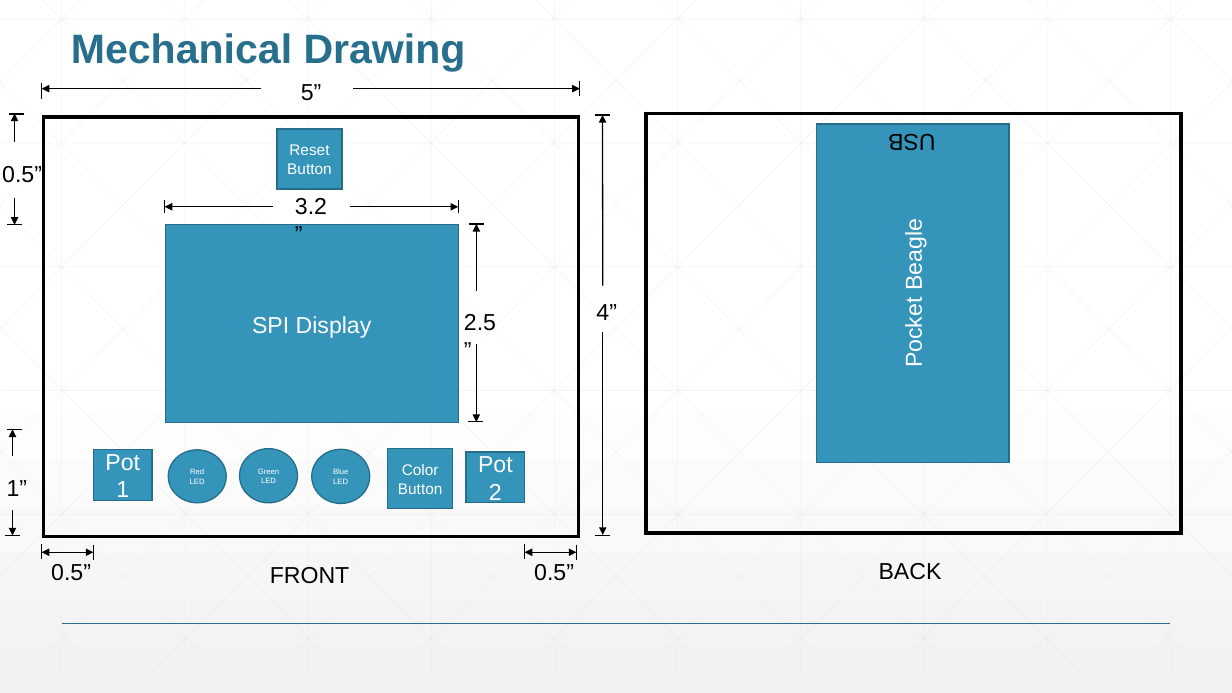
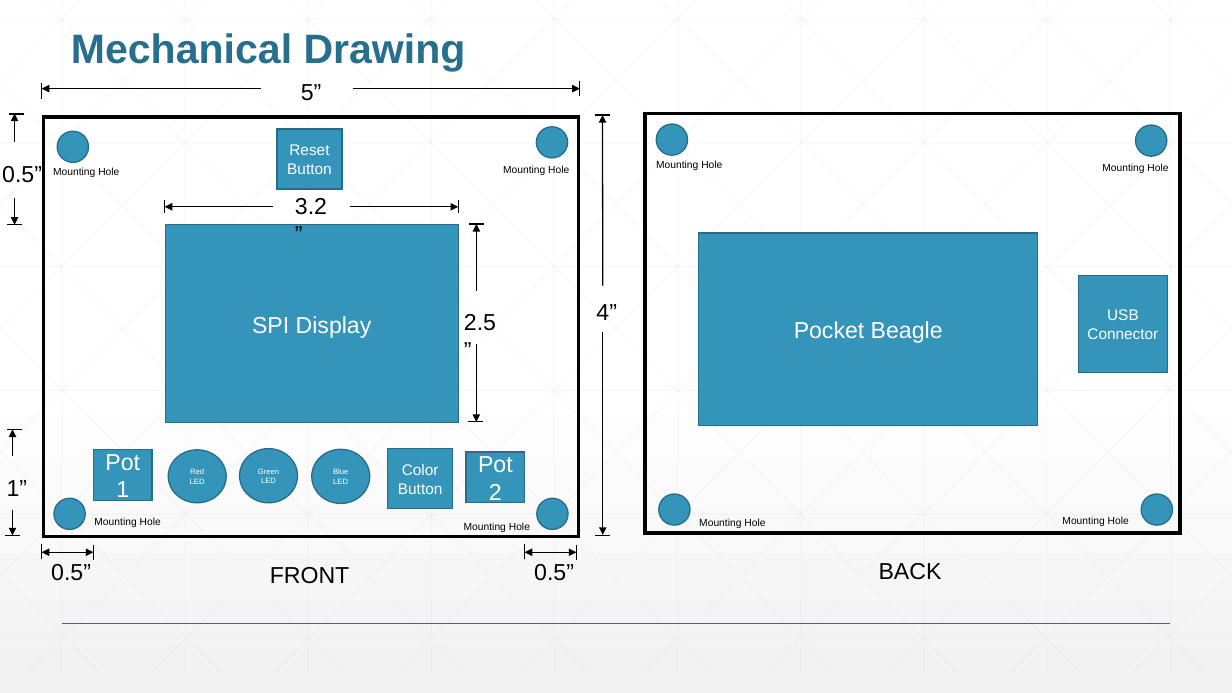
Before and after one commit to sophiloh/EDES301, a slide deck: slide 4 of project_02/docs/ENGI301_project_02.pptx. Drawn at 1232x693 pixels with LibreOffice and Linux fonts; fonts in the diff are those of the drawing. Boxes give left, top, right and bottom in pixels: in the first picture for what was removed or moved away, otherwise in the second. Text is boxed around its words. In the diff, an @@ line names an element or a change of style, - is before the commit and + after.

```diff
--- a/project_02/docs/ENGI301_project_02.pptx
+++ b/project_02/docs/ENGI301_project_02.pptx
@@ ellipse added at bbox=[57, 131, 89, 163], fill #3494BA, outline #266D8A 1 pt @@
@@ ellipse added at bbox=[536, 127, 567, 158], fill #3494BA, outline #266D8A 1 pt @@
@@ ellipse added at bbox=[656, 124, 688, 155], fill #3494BA, outline #266D8A 1 pt @@
@@ text removed at bbox=[888, 134, 935, 150] @@
-USB
@@ ellipse added at bbox=[1136, 125, 1167, 156], fill #3494BA, outline #266D8A 1 pt @@
@@ text added at bbox=[53, 167, 119, 177], 8 pt, text #000000 @@
+Mounting Hole
@@ text added at bbox=[503, 165, 569, 175], 8 pt, text #000000 @@
+Mounting Hole
@@ text added at bbox=[656, 160, 722, 170], 8 pt, text #000000 @@
+Mounting Hole
@@ text added at bbox=[1102, 164, 1168, 173], 8 pt, text #000000 @@
+Mounting Hole
@@ rectangle "Pocket Beagle" at bbox=[699, 233, 1038, 425]: rotation 270 to 0 degrees @@
@@ rectangle added at bbox=[1079, 275, 1168, 372], fill #3494BA, outline #266D8A 1 pt, 12 pt, text #FFFFFF @@
+USB Connector
@@ ellipse added at bbox=[54, 498, 85, 530], fill #3494BA, outline #266D8A 1 pt @@
@@ ellipse added at bbox=[537, 498, 568, 530], fill #3494BA, outline #266D8A 1 pt @@
@@ ellipse added at bbox=[659, 494, 690, 526], fill #3494BA, outline #266D8A 1 pt @@
@@ ellipse added at bbox=[1141, 494, 1173, 526], fill #3494BA, outline #266D8A 1 pt @@
@@ text added at bbox=[94, 517, 161, 527], 8 pt, text #000000 @@
+Mounting Hole
@@ text added at bbox=[464, 523, 530, 532], 8 pt, text #000000 @@
+Mounting Hole
@@ text added at bbox=[699, 518, 765, 528], 8 pt, text #000000 @@
+Mounting Hole
@@ text added at bbox=[1062, 516, 1129, 526], 8 pt, text #000000 @@
+Mounting Hole
```
Also in this commit, not shown: 49 other files.
